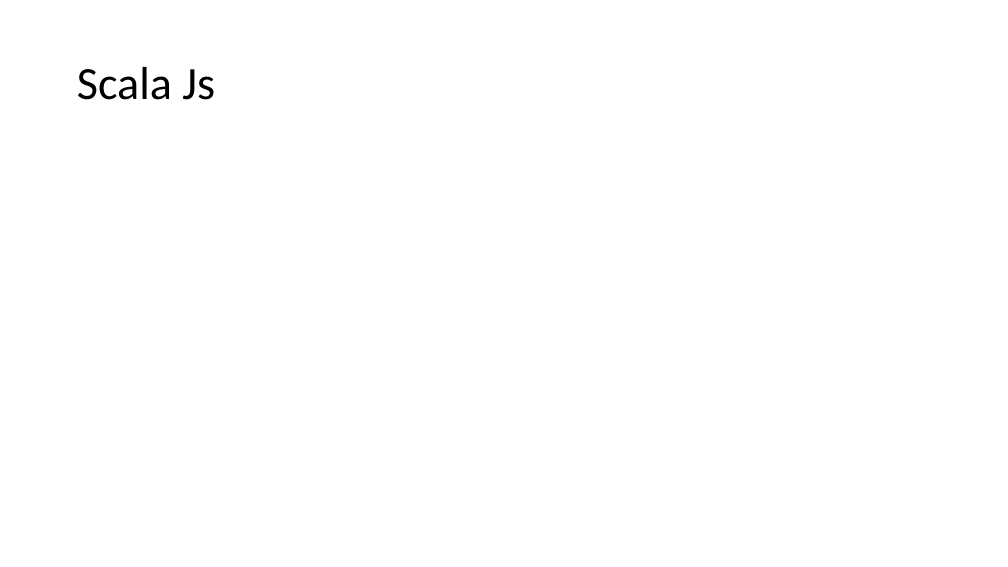
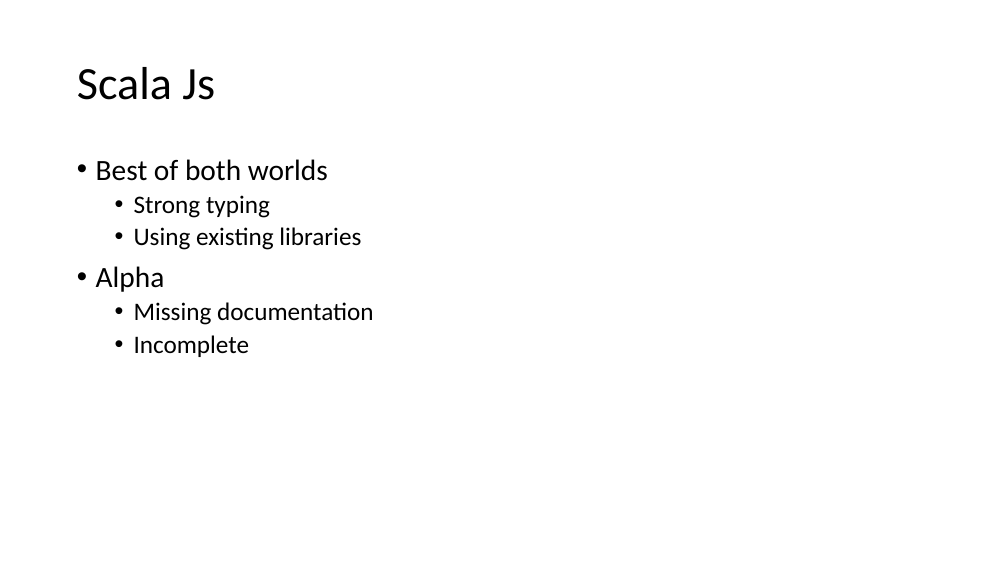
Before and after one commit to joke1196/HolyJobs, a slide deck: slide 5 of HolyJobs.pptx (slide 6 before the commit). Drawn at 1008x567 pixels with LibreOffice and Linux fonts; fonts in the diff are those of the drawing. Boxes give left, top, right and bottom in pixels: in the first picture for what was removed or moved away, otherwise in the second. Text is boxed around its words. In the diff, an @@ line names an element or a change of style, - is before the commit and + after.

```diff
--- a/HolyJobs.pptx
+++ b/HolyJobs.pptx
@@ text added at (x1=96, y1=159, x2=374, y2=357), 24 pt, text #000000 @@
+• Best of both worlds
+  • Strong typing
+  • Using existing libraries
+• Alpha
+  • Missing documentation
+  • Incomplete
```
Also in this commit, not shown: 5 other slides changed, 1 slide added, 2 slides removed.
